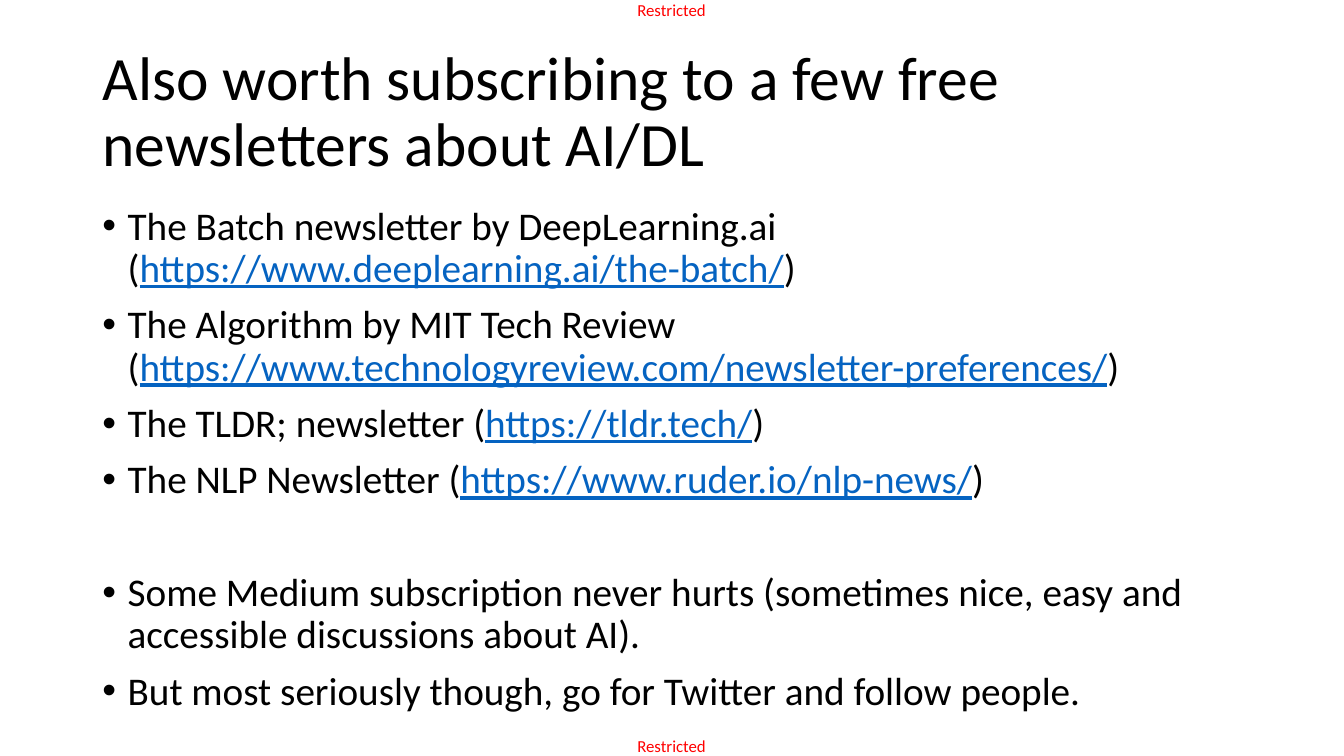
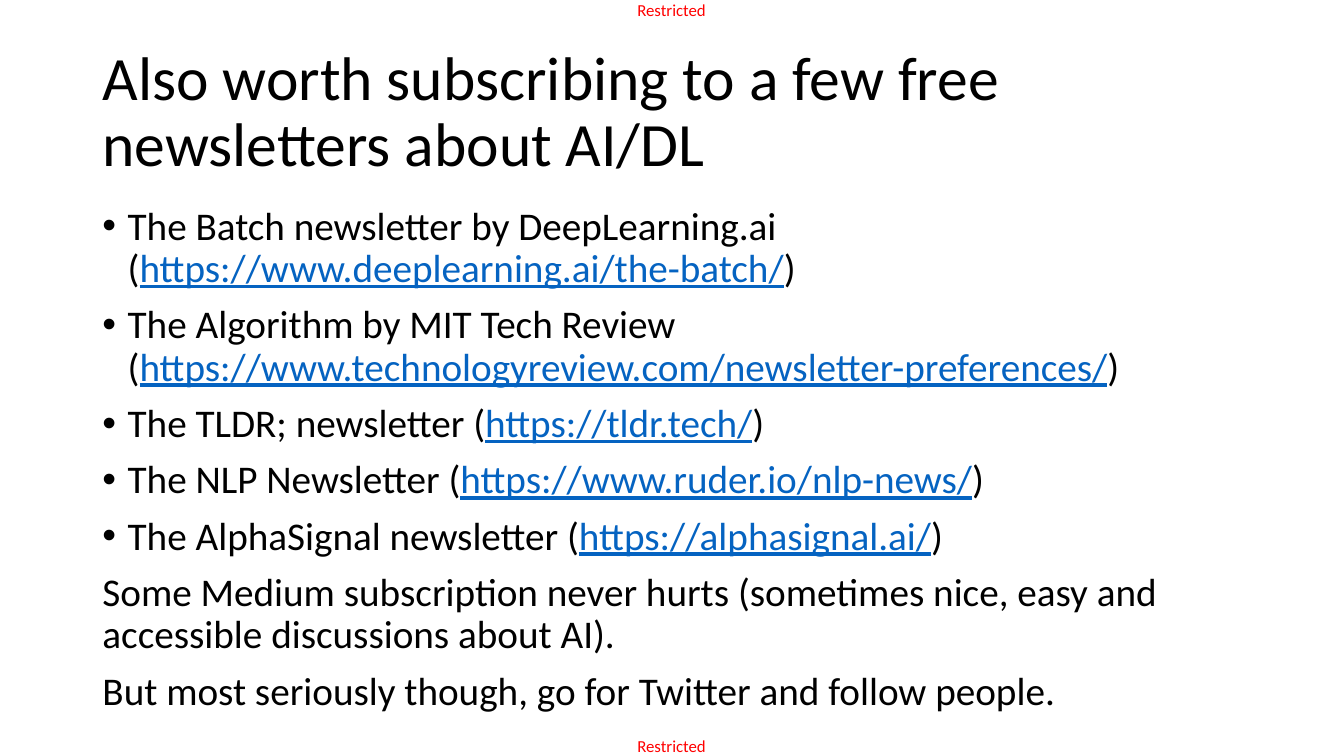
Before and after one commit to matthieudemari/SUTD_DL_50_039, a slide deck: slide 33 of W12/3. W12S3 final/W12S3.pptx (slide 32 before the commit). Drawn at 1344x756 pixels with LibreOffice and Linux fonts; fonts in the diff are those of the drawing. Boxes give left, top, right and bottom in pixels: in the first picture for what was removed or moved away, otherwise in the second. Text is boxed around its words. In the diff, an @@ line names an element or a change of style, - is before the commit and + after.

```diff
--- a/W12/3. W12S3 final/W12S3.pptx
+++ b/W12/3. W12S3 final/W12S3.pptx
@@ text at [128,521,943,557]: paragraph added @@
+• The AlphaSignal newsletter (https://alphasignal.ai/)
@@ text at [102,577,1157,712]: bullet • to none @@
```
Also in this commit, not shown: 12 other slides changed, 3 slides added, 6 other files.
